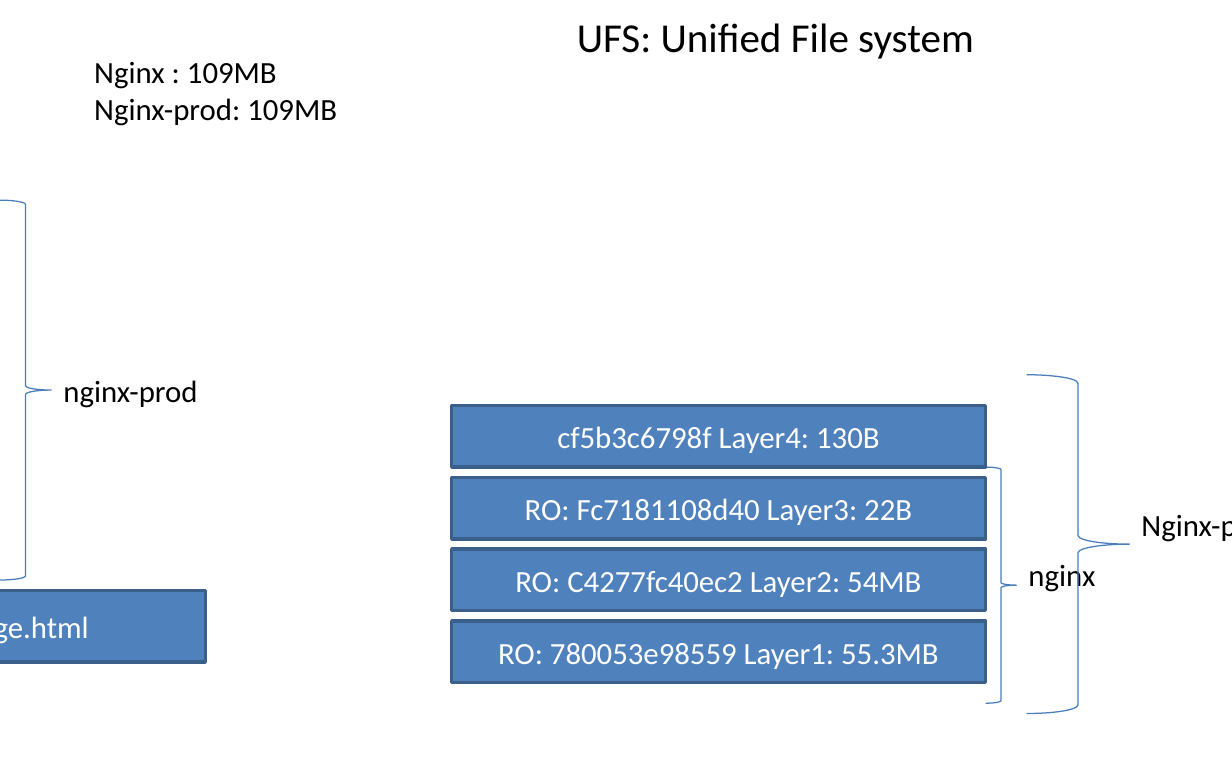
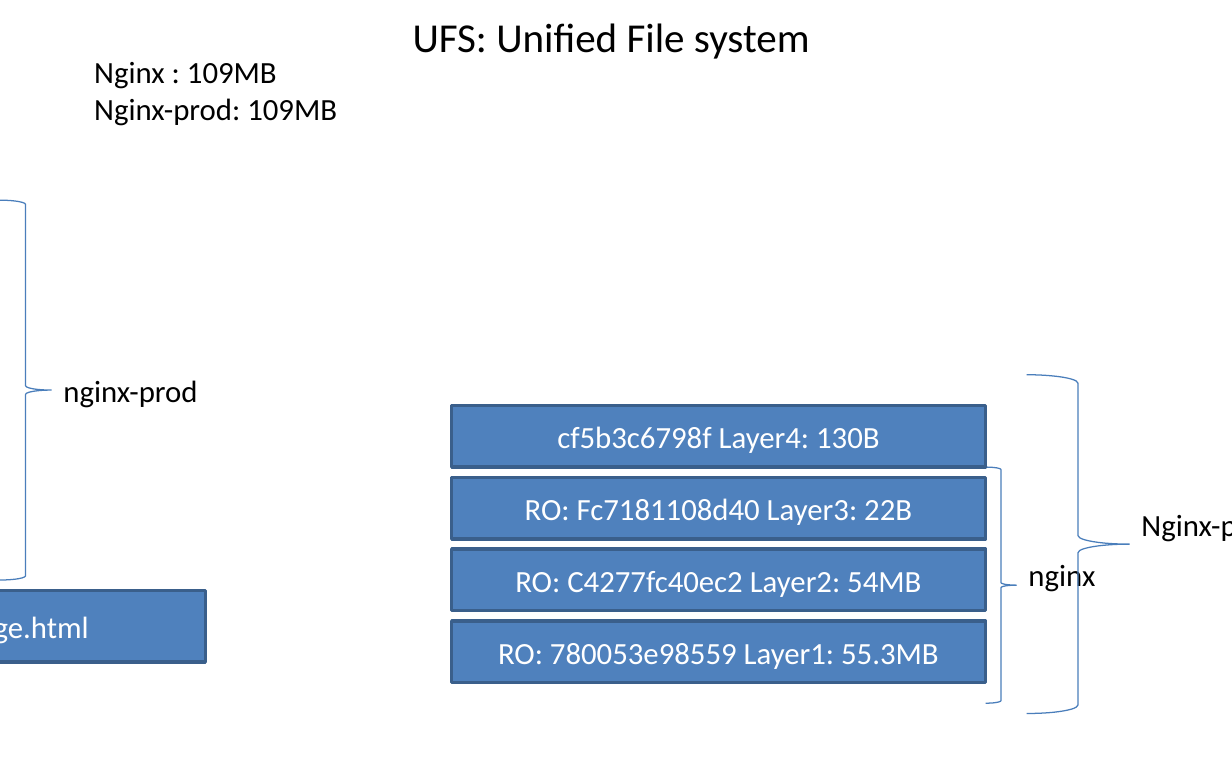
Before and after one commit to aksh-h/can-jun15-dock-kube, a slide deck: slide 6 of rough-diag.pptx. Drawn at 1232x770 pixels with LibreOffice and Linux fonts; fonts in the diff are those of the drawing. Boxes give left, top, right and bottom in pixels: in the first picture for what was removed or moved away, otherwise in the second. Text is boxed around its words. In the diff, an @@ line names an element or a change of style, - is before the commit and + after.

Commit message:
day2 end

```diff
--- a/rough-diag.pptx
+++ b/rough-diag.pptx
@@ text "UFS: Unified File system": place and size @@
-text "UFS: Unified File system" at bbox=[577, 23, 974, 59]
+text "UFS: Unified File system" at bbox=[413, 23, 810, 59]
```
Also in this commit, not shown: 3 slides added.
